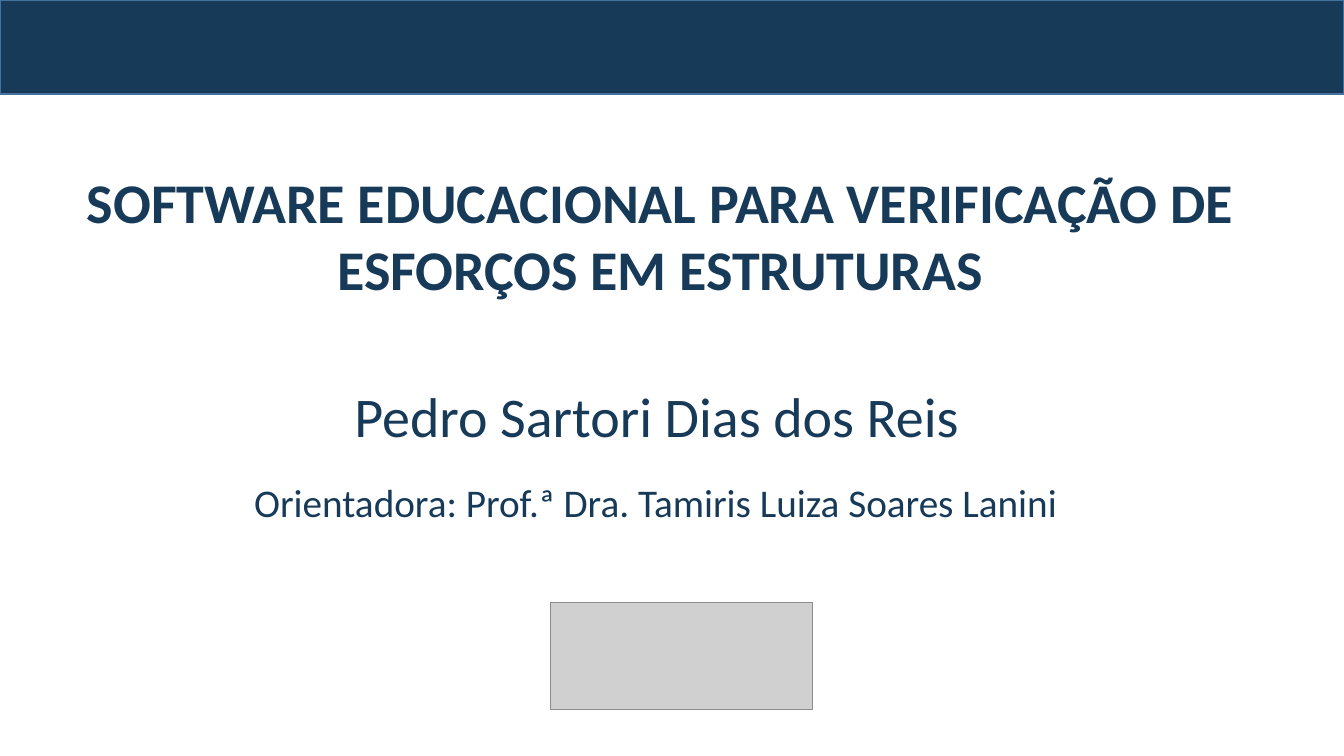
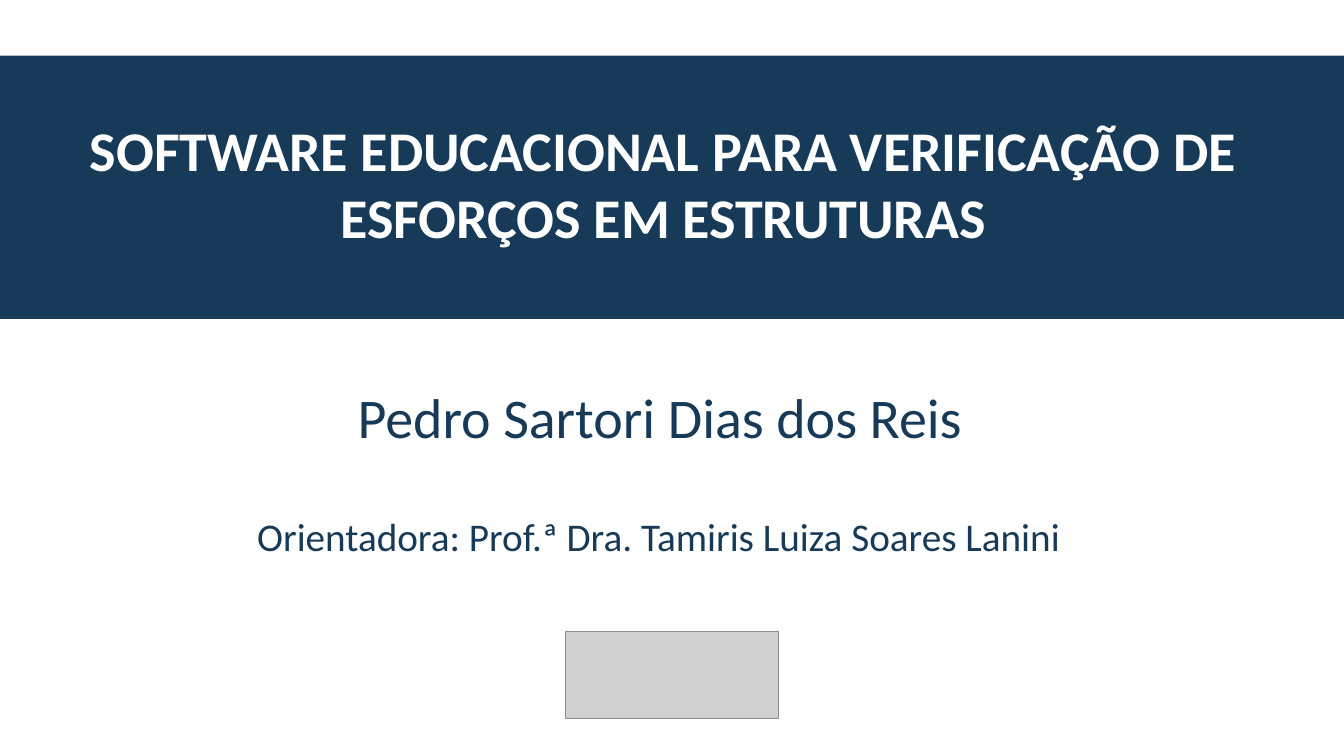
Before and after one commit to pedrosdr/TCC_Engenharia_Civil, a slide deck: slide 1 of apresentacao_tcc.pptx. Drawn at 1344x756 pixels with LibreOffice and Linux fonts; fonts in the diff are those of the drawing; grey boxes stand for pictures; background and template pictures are left out. Boxes give left, top, right and bottom in pixels: in the first picture for what was removed or moved away, otherwise in the second. Text is boxed around its words. In the diff, an @@ line names an element or a change of style, - is before the commit and + after.

```diff
--- a/apresentacao_tcc.pptx
+++ b/apresentacao_tcc.pptx
@@ rectangle removed at (x1=0, y1=0, x2=1344, y2=94) @@
@@ rectangle added at (x1=0, y1=55, x2=1344, y2=319), fill #173A59 @@
@@ text "SOFTWARE EDUCACIONAL PARA VERIFICAÇÃO DE ..." moved from (x1=87, y1=177, x2=1233, y2=300) to (x1=90, y1=125, x2=1236, y2=248) @@
@@ text "SOFTWARE EDUCACIONAL PARA VERIFICAÇÃO DE ..." at (x1=90, y1=125, x2=1236, y2=248): text colour #173A59 to #FFFFFF @@
@@ text "Pedro Sartori Dias dos Reis" moved from (x1=354, y1=398, x2=959, y2=438) to (x1=358, y1=399, x2=962, y2=439) @@
@@ text "Orientadora: Prof.ª Dra. Tamiris Luiza ..." moved from (x1=254, y1=489, x2=1056, y2=518) to (x1=257, y1=523, x2=1059, y2=552) @@
@@ picture resized from (x1=551, y1=602, x2=813, y2=709) to (x1=566, y1=632, x2=779, y2=720) @@
```
Also in this commit, not shown: 1 other slide changed, 18 slides added, 9 slides removed, 3 other files.
